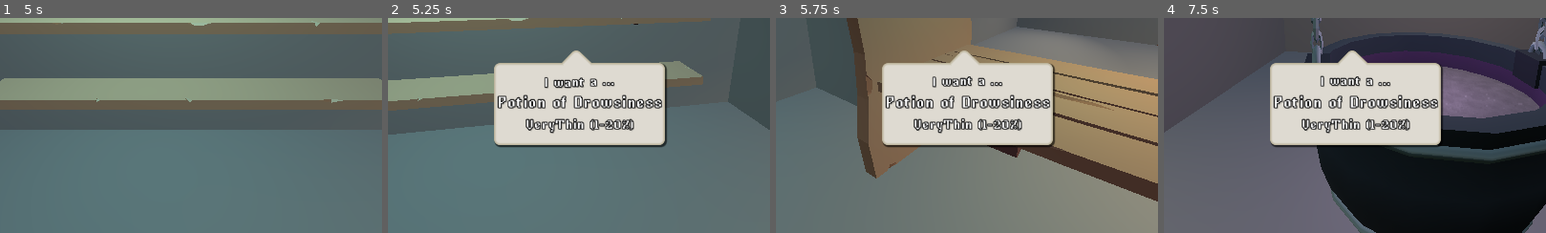
Above: before the commit, frames 1-4 (left to right).
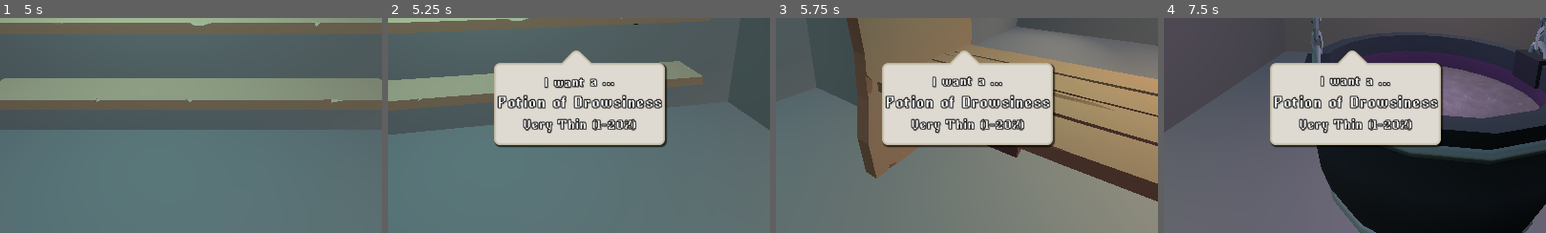
Above: after the commit, the same moments.

Repository: abilliontrillionstars/potion-meld
Game: Godot game, scene res://Scenes/game.tscn
The game is run twice, just before and just after one commit, with the same random seed, the same clock (stepped at 60 frames per second) and the same inputs.
Inputs (mouse positions are % of the whole screen's width and height, from its top left):
- Up to frame 1 (5 s): click (42, 40) at 0.5 s; click (42, 40) at 1.25 s; click (42, 40) at 2 s; move the mouse to (72, 45) at 2.77 s; tap Left (look_left) at 2.85, 4.35 s; move the mouse to (30, 55) at 3.52 s; tap Right (look_right) at 3.6 s; tap Enter at 4.25 s; move the mouse to (60, 28) at 4.27 s
- Up to frame 2 (5.25 s): move the mouse to (45, 70) at 5.02 s; tap Right (look_right) at 5.1 s
- Up to frame 3 (5.75 s): no input
- Up to frame 4 (7.5 s): move the mouse to (80, 65) at 5.77 s; tap Left (look_left) at 5.85, 7.35 s; move the mouse to (20, 35) at 6.52 s; tap Right (look_right) at 6.6 s; move the mouse to (55, 50) at 7.27 s
The pictures show only the part of the screen within x 25-75%, y 45-95%; the shares and areas given below are measured in that part.

Frame 1 is identical in both runs. In frame 2, 1.1% of the frame differs, in the area x 35-65%, y 46-54%; in frame 3, 1.1%; in frame 4, 1.1%.

Commit message:
Changed how viscosity text was being updated in customer dialogue bubbles

Diff:
--- a/potion-meld/Scripts/customer_view.gd
+++ b/potion-meld/Scripts/customer_view.gd
@@ -39,16 +39,16 @@
 
 func update_order_bubble(bubble_id: int, order_info: NPCOrder):
     type_texts[bubble_id].text = "Potion of " + order_info.order_type
-    var visc_amt = ""
+    var visc_text = ""
     if order_info.order_viscosity == "VeryThin":
-        visc_amt = "1-20%"
+        visc_text = "Very Thin (1-20%)"
     elif order_info.order_viscosity == "Thin":
-        visc_amt = "21-40%"
+        visc_text = "Thin (21-40%)"
     elif order_info.order_viscosity == "Normal":
-        visc_amt = "41-60%"
+        visc_text = "Regular (41-60%)"
     elif order_info.order_viscosity == "Thick":
-        visc_amt = "61-80%"
+        visc_text = "Thick (61-80%)"
     elif order_info.order_viscosity == "VeryThick":
-        visc_amt = "81-100%"
+        visc_text = "Very Thick (81-100%)"
 
-    viscosity_texts[bubble_id].text = "\n\n\n" + order_info.order_viscosity + " (" + visc_amt + ")"
+    viscosity_texts[bubble_id].text = "\n\n\n" + visc_text
